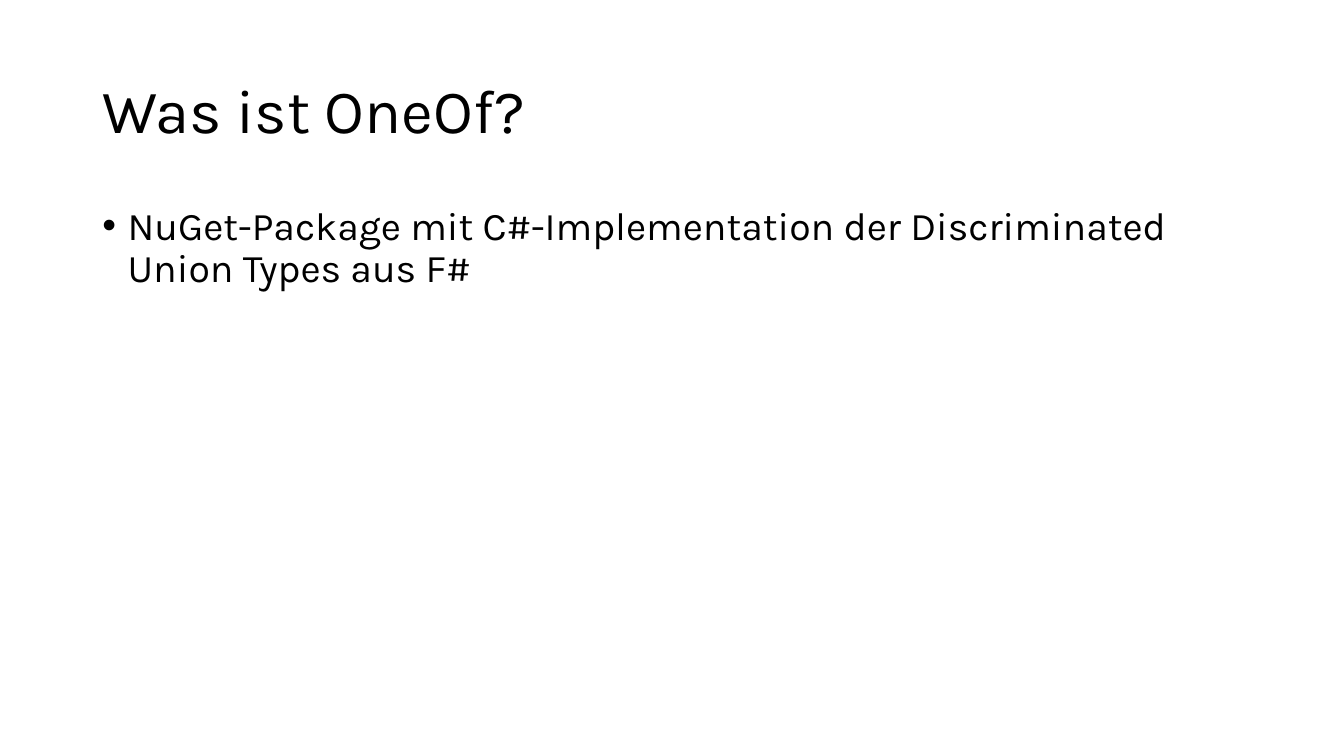
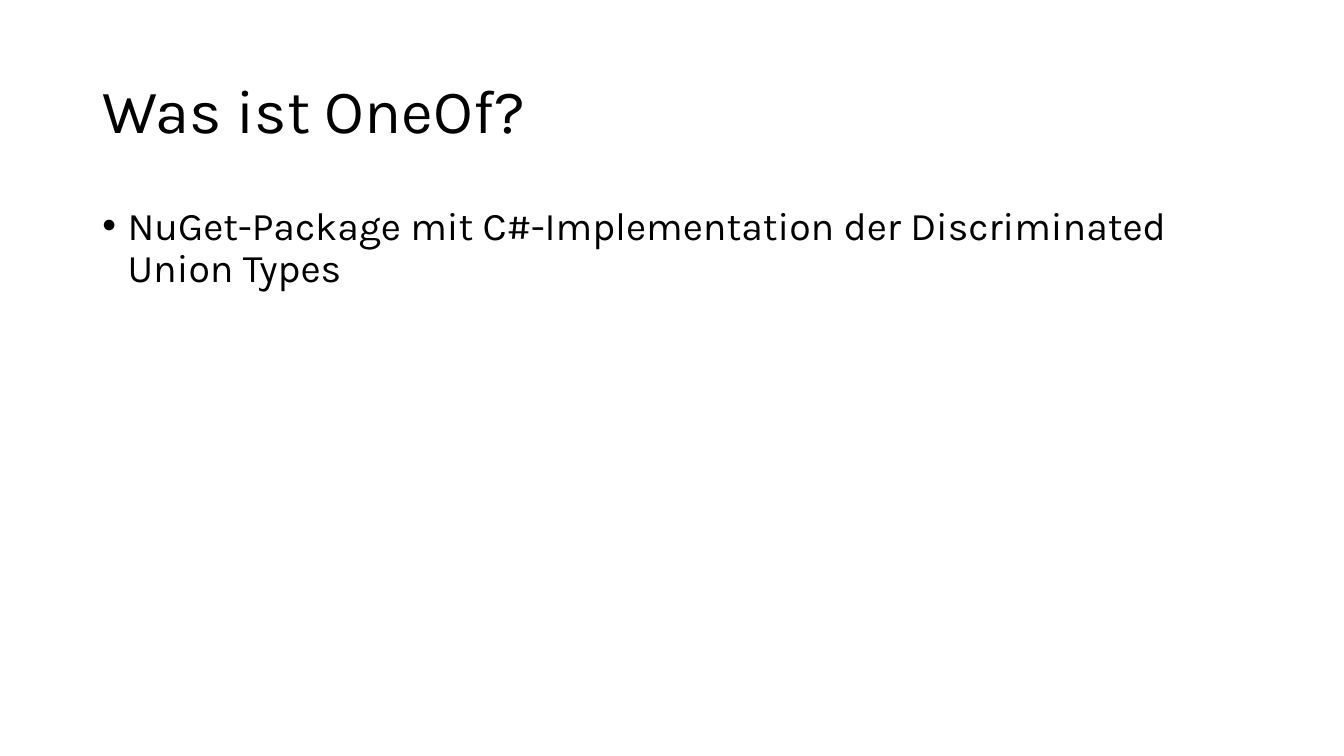
Before and after one commit to lukassteggers/OneOf, a slide deck: slide 2 of OneOf_Praesentation.pptx. Drawn at 1344x756 pixels with LibreOffice and Linux fonts; fonts in the diff are those of the drawing. Boxes give left, top, right and bottom in pixels: in the first picture for what was removed or moved away, otherwise in the second. Text is boxed around its words. In the diff, an @@ line names an element or a change of style, - is before the commit and + after.

```diff
--- a/OneOf_Praesentation.pptx
+++ b/OneOf_Praesentation.pptx
@@ text at <box>128,213,1166,292</box>: text changed @@
-• NuGet-Package mit C#-Implementation der Discriminated Union Types aus F#
+• NuGet-Package mit C#-Implementation der Discriminated Union Types
```
Also in this commit, not shown: 4 other slides changed, 5 slides added.
